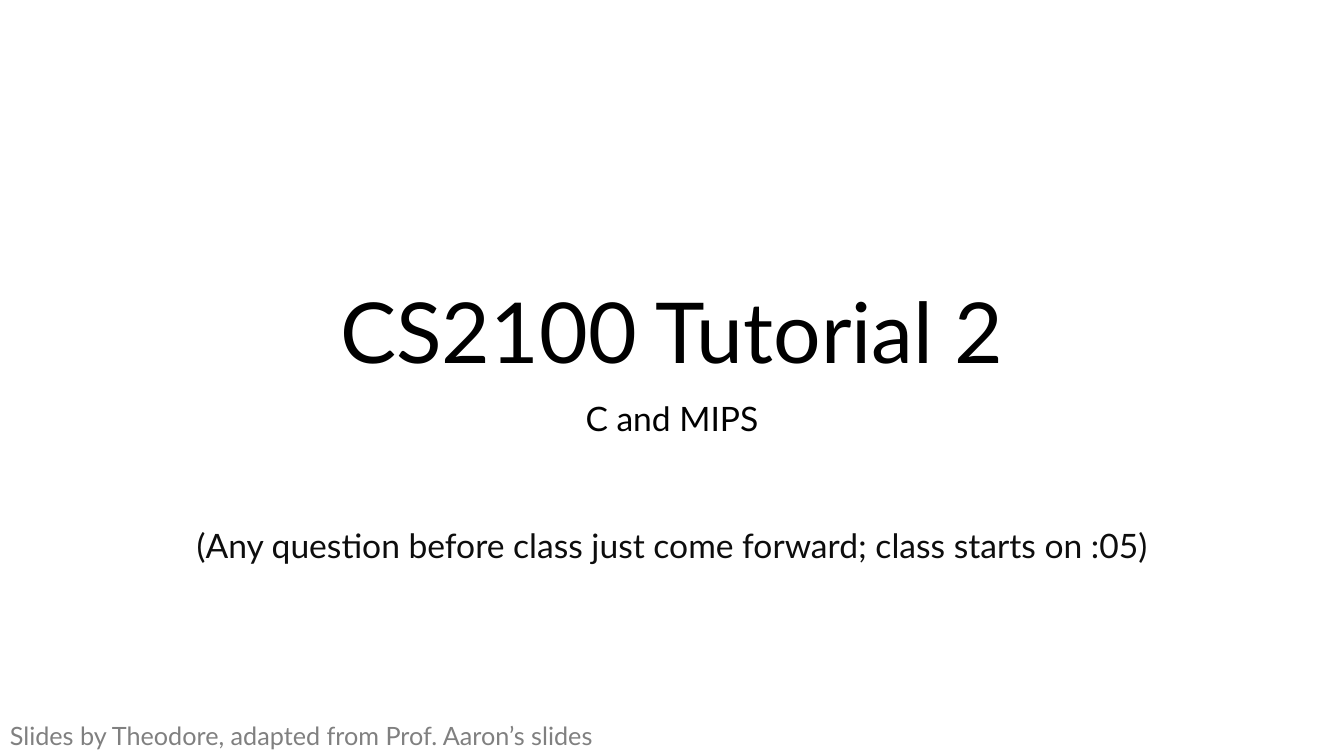
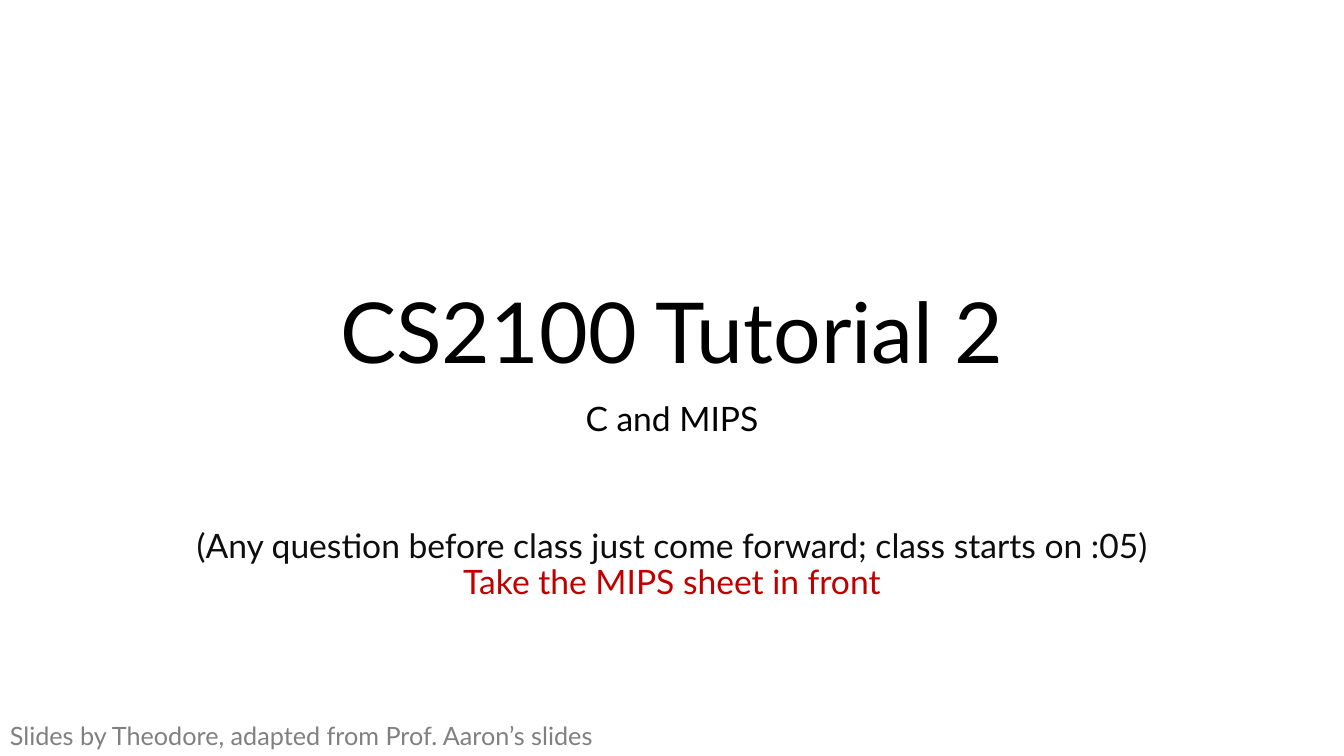
Before and after one commit to theodoreleebrant-acad/TA-2425S1-dev, a slide deck: slide 1 of CS2100/CS2100 Tutorial 2.pptx. Drawn at 1344x756 pixels with LibreOffice and Linux fonts; fonts in the diff are those of the drawing. Boxes give left, top, right and bottom in pixels: in the first picture for what was removed or moved away, otherwise in the second. Text is boxed around its words. In the diff, an @@ line names an element or a change of style, - is before the commit and + after.

```diff
--- a/CS2100/CS2100 Tutorial 2.pptx
+++ b/CS2100/CS2100 Tutorial 2.pptx
@@ subtitle at (197,532,1147,595): text changed @@
-(Any question before class just come forward; class starts on :05)
+(Any question before class just come forward; class starts on :05)
+Take the MIPS sheet in front
```
Also in this commit, not shown: 1 other slide changed, 7 other files.
